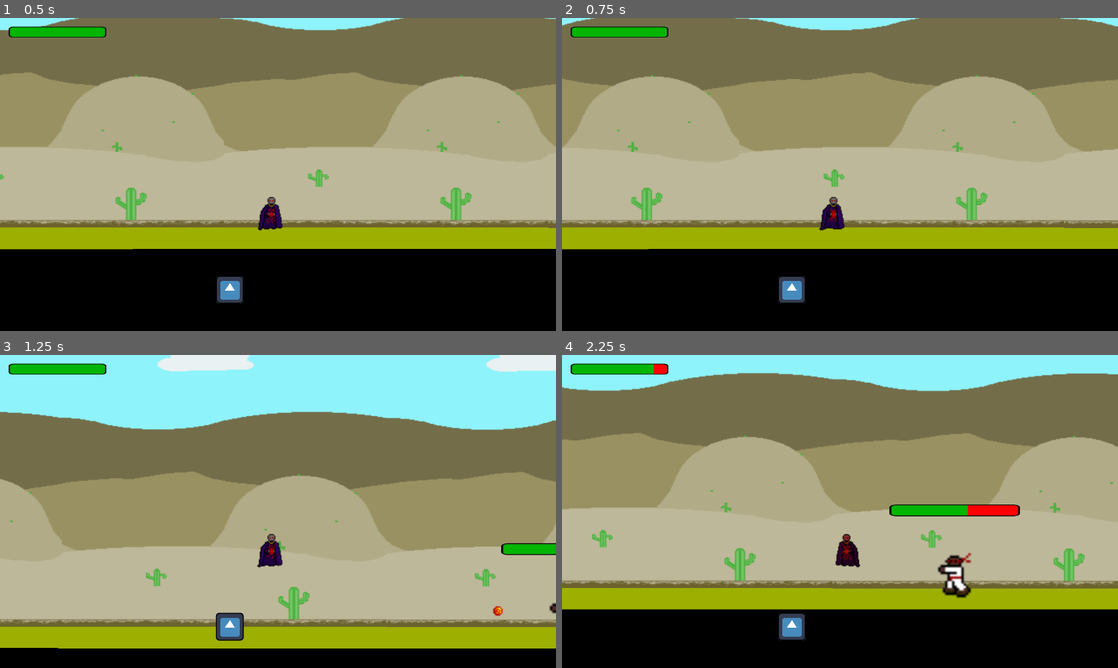
Above: before the commit, frames 1-4 (two rows, left to right).
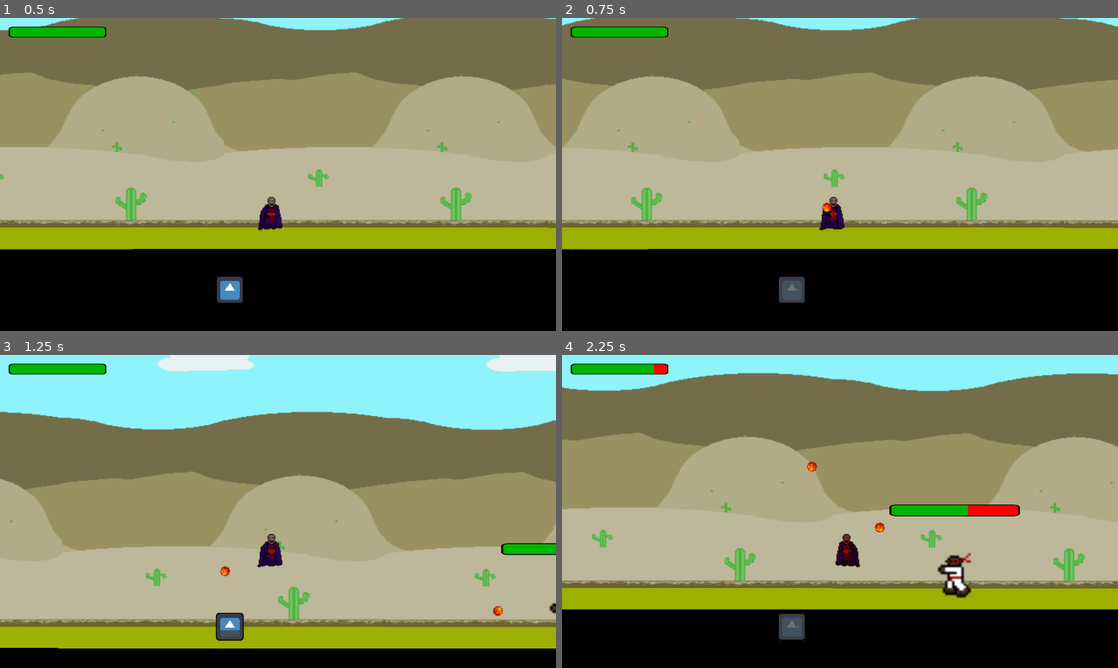
Above: after the commit, the same moments.

Repository: jsievert73/Final-Project-MSCH-220
Game: Godot game, scene res://Scenes/Level2.tscn
The game is run twice, just before and just after one commit, with the same random seed, the same clock (stepped at 60 frames per second) and the same inputs. This scene is started directly instead of the project's main scene. The engine's default icon, where the game draws it, is replaced by a stand-in: a white triangle on a blue panel in a dark square.
Inputs (mouse positions are in pixels of both pictures, inside the frame that each line leads up to):
- Up to frame 1 (0.5 s): no input
- Up to frame 2 (0.75 s): tap Enter at 0.5 s; move the mouse to (962, 158) at 0.52 s; hold Right (ui_right) from 0.53 s (still down); click (962, 158) at 0.6 s
- Up to frame 3 (1.25 s): keep holding Right (ui_right); tap Up (ui_up) at 0.77 s
- Up to frame 4 (2.25 s): move the mouse to (728, 527) at 1.27 s; tap Space (heal, bound only after the commit) at 1.35 s; tap Up (ui_up) at 1.52 s; move the mouse to (895, 442) at 2.02 s; release Right (ui_right) at 2.03 s; hold Left (ui_left) from 2.03 s (still down); click (895, 442) at 2.1 s

Frame 1 is identical in both runs. In frame 2, 0.3% of the frame differs, in the area x 39-49%, y 58-90%; in frame 3, 0.1%; in frame 4, 0.3%, in the area x 39-59%, y 34-90%.

Commit message:
Fixed Level5

Diff:
--- a/Godot/Scene/TestFloor.tscn
+++ b/Godot/Scene/TestFloor.tscn
@@ -143,5 +143,4 @@
 
 [node name="Goal" parent="." instance=ExtResource( 4 )]
 position = Vector2( 3230.32, -68.3746 )
-
 next_scene = "res://Scenes/Level2.tscn"
--- a/Godot/Scenes/Level2.tscn
+++ b/Godot/Scenes/Level2.tscn
@@ -26,8 +26,6 @@
 position = Vector2( 2204.47, 361.663 )
 scale = Vector2( 3.1528, 1963.62 )
 texture = SubResource( 2 )
-
-next_scene = "res://icey scene.tscn"
 
 [node name="Wall" type="CollisionShape2D" parent="."]
 editor/display_folded = true
@@ -151,6 +149,7 @@
 
 [node name="Goal" parent="." instance=ExtResource( 4 )]
 position = Vector2( 1903.81, 483.881 )
+next_scene = "res://Scenes/Lvl.tscn"
 
 [node name="Platform" type="CollisionShape2D" parent="."]
 position = Vector2( 1295.27, 741.125 )
--- a/Godot/Scenes/Level5.tscn
+++ b/Godot/Scenes/Level5.tscn
@@ -1,16 +1,193 @@
+[gd_scene load_steps=10 format=2]
 
+[ext_resource path="res://Assets/Volcano Background.png" type="Texture" id=1]
+[ext_resource path="res://Scene/Player.tscn" type="PackedScene" id=2]
+[ext_resource path="res://Scene/Enemy.tscn" type="PackedScene" id=3]
+[ext_resource path="res://Scenes/Goal.tscn" type="PackedScene" id=4]
+
+[sub_resource type="RectangleShape2D" id=1]
+extents = Vector2( 76.2892, 448.925 )
+
+[sub_resource type="RectangleShape2D" id=2]
+extents = Vector2( 234.525, 55.1249 )
+
+[sub_resource type="RectangleShape2D" id=3]
+extents = Vector2( 642.798, 46.1492 )
+
+[sub_resource type="Gradient" id=4]
+offsets = PoolRealArray( 0.994012, 1 )
+
+[sub_resource type="GradientTexture" id=5]
+gradient = SubResource( 4 )
+
+[node name="StaticBody2D" type="StaticBody2D"]
+
+[node name="Wall" type="CollisionShape2D" parent="."]
+position = Vector2( -78.6992, 265.245 )
+shape = SubResource( 1 )
+__meta__ = {
+"_edit_group_": true
+}
+
+[node name="ColorRect" type="ColorRect" parent="Wall"]
+margin_left = -73.0
+margin_top = -458.0
+margin_right = 75.0
+margin_bottom = 457.0
+color = Color( 0.52549, 0.196078, 0.0509804, 1 )
+
+[node name="Wall2" type="CollisionShape2D" parent="."]
 editor/display_folded = true
+position = Vector2( 1963.57, 342.101 )
+shape = SubResource( 1 )
+__meta__ = {
+"_edit_group_": true
+}
+
+[node name="ColorRect" type="ColorRect" parent="Wall2"]
+margin_left = -73.0
+margin_top = -458.0
+margin_right = 75.0
+margin_bottom = 457.0
+color = Color( 0.52549, 0.196078, 0.0509804, 1 )
+
+[node name="CollisionShape2D" type="CollisionShape2D" parent="."]
 position = Vector2( 1662.23, 728.496 )
+shape = SubResource( 2 )
+
+[node name="Floor3" type="ColorRect" parent="CollisionShape2D"]
+margin_left = -90.0
+margin_top = -46.0
+margin_right = 228.0
+margin_bottom = 74.0
+color = Color( 0.52549, 0.196078, 0.0509804, 1 )
+
+[node name="Floor" type="CollisionShape2D" parent="."]
+position = Vector2( 644.801, 747.676 )
 shape = SubResource( 3 )
 
-[node name="Floor3" type="ColorRect" parent="CollisionShape2D"]
-margin_left = -234.042
-margin_top = -55.9847
-margin_right = 227.958
-margin_bottom = 74.0153
+[node name="Floor" type="ColorRect" parent="Floor"]
+margin_left = -647.0
+margin_top = -36.0
+margin_right = 993.0
+margin_bottom = 51.0
 color = Color( 0.52549, 0.196078, 0.0509804, 1 )
 
-[node name="Goal" parent="." instance=ExtResource( 3 )]
-position = Vector2( 1821.48, 615.005 )
+[node name="Sprite" type="Sprite" parent="Floor"]
+position = Vector2( 685.369, -89.4374 )
+scale = Vector2( 2.68518, 2134.58 )
+texture = SubResource( 5 )
 
+[node name="Node2D4" type="Node2D" parent="Floor"]
+editor/display_folded = true
+position = Vector2( -1494.8, -747.676 )
+
+[node name="Sprite" type="Sprite" parent="Floor/Node2D4"]
+position = Vector2( 126.582, 353.376 )
+scale = Vector2( 1, 1.38458 )
+texture = ExtResource( 1 )
+
+[node name="Sprite2" type="Sprite" parent="Floor/Node2D4"]
+position = Vector2( 380.582, 353.376 )
+scale = Vector2( 1, 1.38458 )
+texture = ExtResource( 1 )
+
+[node name="Sprite3" type="Sprite" parent="Floor/Node2D4"]
+position = Vector2( 0.582, 353.376 )
+scale = Vector2( 1, 1.38458 )
+texture = ExtResource( 1 )
+
+[node name="Sprite4" type="Sprite" parent="Floor/Node2D4"]
+position = Vector2( 615.582, 353.376 )
+scale = Vector2( 1, 1.38458 )
+texture = ExtResource( 1 )
+
+[node name="Node2D" type="Node2D" parent="Floor"]
+editor/display_folded = true
+position = Vector2( -644.801, -747.676 )
+
+[node name="Sprite" type="Sprite" parent="Floor/Node2D"]
+position = Vector2( 126.582, 353.376 )
+scale = Vector2( 1, 1.38458 )
+texture = ExtResource( 1 )
+
+[node name="Sprite2" type="Sprite" parent="Floor/Node2D"]
+position = Vector2( 380.582, 353.376 )
+scale = Vector2( 1, 1.38458 )
+texture = ExtResource( 1 )
+
+[node name="Sprite3" type="Sprite" parent="Floor/Node2D"]
+position = Vector2( 0.582, 353.376 )
+scale = Vector2( 1, 1.38458 )
+texture = ExtResource( 1 )
+
+[node name="Sprite4" type="Sprite" parent="Floor/Node2D"]
+position = Vector2( 615.582, 353.376 )
+scale = Vector2( 1, 1.38458 )
+texture = ExtResource( 1 )
+
+[node name="Node2D2" type="Node2D" parent="Floor"]
+editor/display_folded = true
+position = Vector2( 205.199, -747.676 )
+
+[node name="Sprite" type="Sprite" parent="Floor/Node2D2"]
+position = Vector2( 126.582, 353.376 )
+scale = Vector2( 1, 1.38458 )
+texture = ExtResource( 1 )
+
+[node name="Sprite2" type="Sprite" parent="Floor/Node2D2"]
+position = Vector2( 380.582, 353.376 )
+scale = Vector2( 1, 1.38458 )
+texture = ExtResource( 1 )
+
+[node name="Sprite3" type="Sprite" parent="Floor/Node2D2"]
+position = Vector2( 0.582, 353.376 )
+scale = Vector2( 1, 1.38458 )
+texture = ExtResource( 1 )
+
+[node name="Sprite4" type="Sprite" parent="Floor/Node2D2"]
+position = Vector2( 615.582, 353.376 )
+scale = Vector2( 1, 1.38458 )
+texture = ExtResource( 1 )
+
+[node name="Node2D3" type="Node2D" parent="Floor"]
+editor/display_folded = true
+position = Vector2( 1055.2, -760.676 )
+
+[node name="Sprite" type="Sprite" parent="Floor/Node2D3"]
+position = Vector2( 126.582, 353.376 )
+scale = Vector2( 1, 1.38458 )
+texture = ExtResource( 1 )
+
+[node name="Sprite2" type="Sprite" parent="Floor/Node2D3"]
+position = Vector2( 380.582, 353.376 )
+scale = Vector2( 1, 1.38458 )
+texture = ExtResource( 1 )
+
+[node name="Sprite3" type="Sprite" parent="Floor/Node2D3"]
+position = Vector2( 0.582, 353.376 )
+scale = Vector2( 1, 1.38458 )
+texture = ExtResource( 1 )
+
+[node name="Sprite4" type="Sprite" parent="Floor/Node2D3"]
+position = Vector2( 615.582, 353.376 )
+scale = Vector2( 1, 1.38458 )
+texture = ExtResource( 1 )
+
+[node name="Sprite2" type="Sprite" parent="."]
+position = Vector2( 1410.66, 1013.59 )
+scale = Vector2( 0.121507, 651.963 )
+texture = SubResource( 5 )
+
+[node name="Player" parent="." instance=ExtResource( 2 )]
+position = Vector2( 134.948, 683.431 )
+
+[node name="Enemy" parent="." instance=ExtResource( 3 )]
+position = Vector2( 309.951, 655.141 )
+
+[node name="Enemy2" parent="." instance=ExtResource( 3 )]
+position = Vector2( 778.396, 655.141 )
+
+[node name="Goal" parent="." instance=ExtResource( 4 )]
+position = Vector2( 1817.7, 634.543 )
 next_scene = "res://Win.tscn"
--- a/Godot/Lvl.tscn
+++ b/Godot/Scenes/Lvl.tscn
@@ -2,6 +2,8 @@
 
 [ext_resource path="res://test2.tmx" type="PackedScene" id=1]
 [ext_resource path="res://Scene/Player.tscn" type="PackedScene" id=2]
+
+
 
 [node name="Lvl" type="Node2D"]
 
--- a/Godot/icey scene.tscn
+++ b/Godot/Scenes/icey scene.tscn
@@ -1,4 +1,3 @@
-
 [gd_scene load_steps=5 format=2]
 
 [ext_resource path="res://Scenes/TileMap.tscn" type="PackedScene" id=1]
--- a/Godot/project.godot
+++ b/Godot/project.godot
@@ -24,9 +24,7 @@
 window/size/width=1280
 window/size/height=720
 
-[editor_plugins]
-
-enabled=PoolStringArray( "vnen.tiled_importer" )
+[input]
 
 ui_left={
 "deadzone": 0.5,
@@ -84,7 +82,3 @@
 
 environment/default_clear_color=Color( 0.941176, 0.333333, 0.270588, 1 )
 environment/default_environment="res://default_env.tres"
-
-[tiled_importer]
-
-enable_json_format=true
Not shown: 1 places in Godot/Scenes/Title Screen.tscn that only renumber resources
